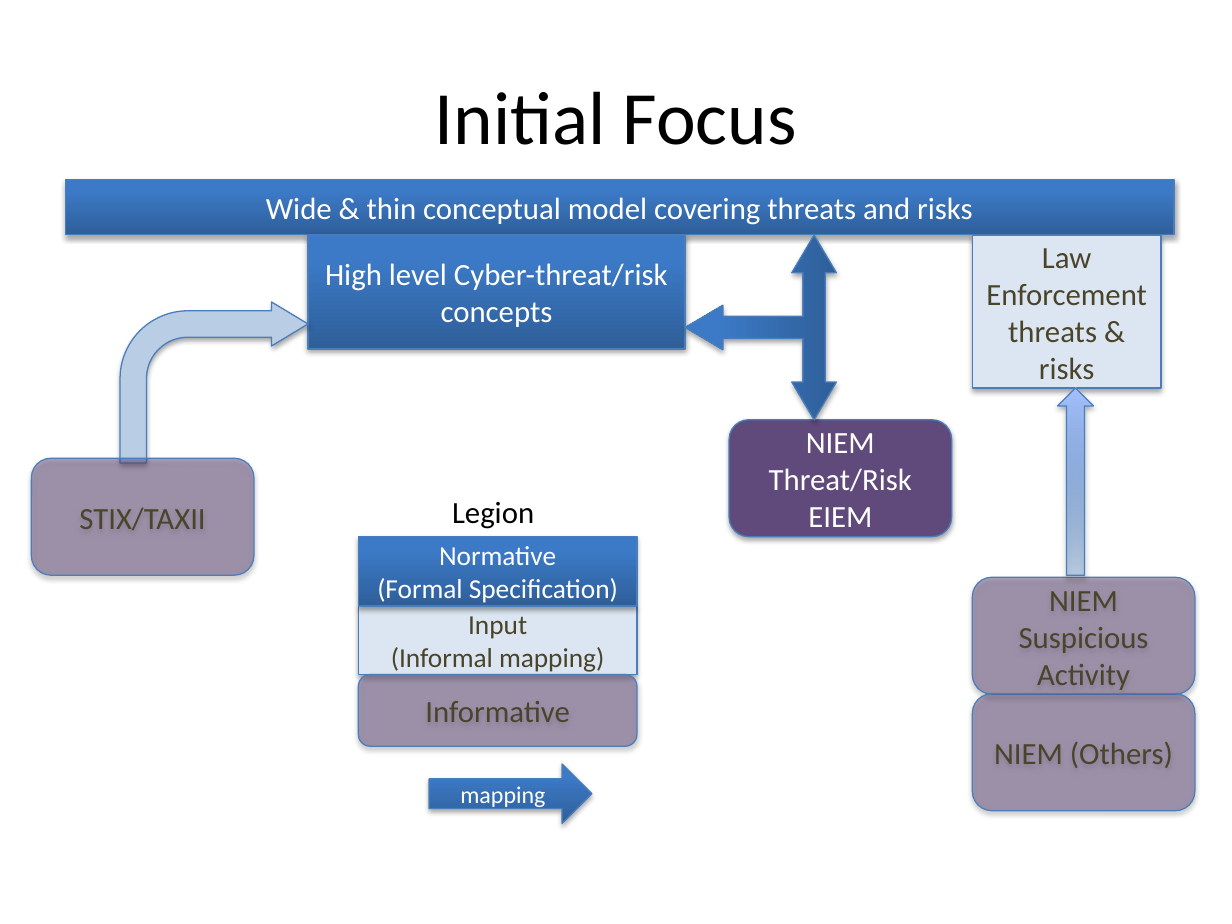
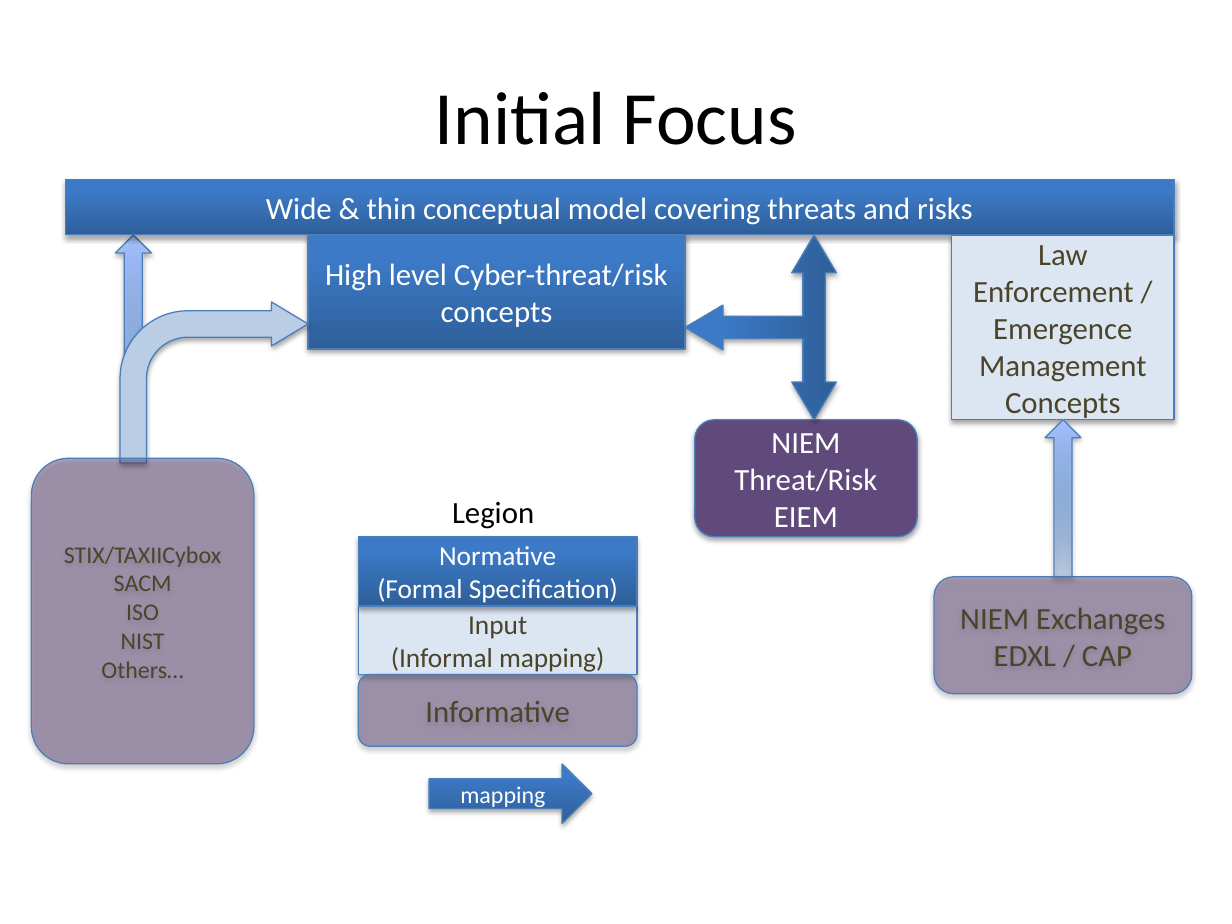
Before and after one commit to omg-threat-modeling/phase1, a slide deck: slide 2 of docs/RFP/Threat-Risk RFP Pictures.pptx. Drawn at 1232x924 pixels with LibreOffice and Linux fonts; fonts in the diff are those of the drawing. Boxes give left, top, right and bottom in pixels: in the first picture for what was removed or moved away, otherwise in the second. Text is boxed around its words. In the diff, an @@ line names an element or a change of style, - is before the commit and + after.

```diff
--- a/docs/RFP/Threat-Risk RFP Pictures.pptx
+++ b/docs/RFP/Threat-Risk RFP Pictures.pptx
@@ up arrow added at [116,235,152,458], fill gradient #3F80CE to #A4C4FF, outline #4B7EBC 0.75 pt @@
@@ rectangle "Law Enforcement / Emergence Management ...": place and size @@
-rectangle "Law Enforcement / Emergence Management ..." at [972,235,1161,388]
+rectangle "Law Enforcement / Emergence Management ..." at [951,235,1174,420]
@@ text in rectangle at [973,245,1147,421]: text changed @@
-Law Enforcement threats & risks
+Law Enforcement / Emergence Management Concepts
@@ rounded rectangle "NIEM Threat/Risk EIEM": place and size @@
-rounded rectangle "NIEM Threat/Risk EIEM" at [729,420,952,537]
+rounded rectangle "NIEM Threat/Risk EIEM" at [695,420,918,537]
@@ up arrow: place and size @@
-up arrow at [1057,388,1093,575]
+up arrow at [1045,420,1080,578]
@@ rounded rectangle "STIX/TAXIICybox": place and size @@
-rounded rectangle "STIX/TAXIICybox" at [32,458,255,575]
+rounded rectangle "STIX/TAXIICybox" at [32,458,255,764]
@@ text in rounded rectangle at [64,546,221,678]: text changed; size 18 to 14 pt @@
-STIX/TAXII
+STIX/TAXIICybox
+SACM
+ISO
+NIST
+Others…
@@ rounded rectangle "NIEM Exchanges": place and size @@
-rounded rectangle "NIEM Exchanges" at [972,694,1195,811]
+rounded rectangle "NIEM Exchanges" at [934,577,1191,694]
@@ rounded rectangle removed at [972,578,1195,695] @@
-NIEM Suspicious Activity
@@ text in rounded rectangle at [960,607,1165,666]: text changed @@
-NIEM (Others)
+NIEM Exchanges
+EDXL / CAP
```
Also in this commit, not shown: 2 other files.
